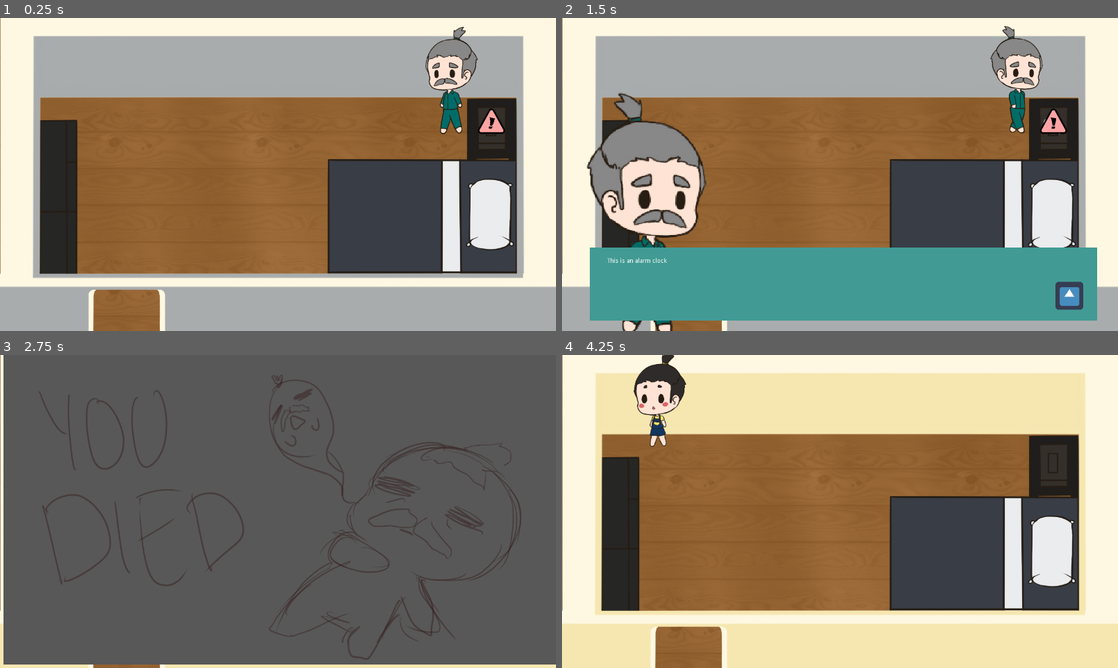
Above: before the commit, frames 1-4 (two rows, left to right).
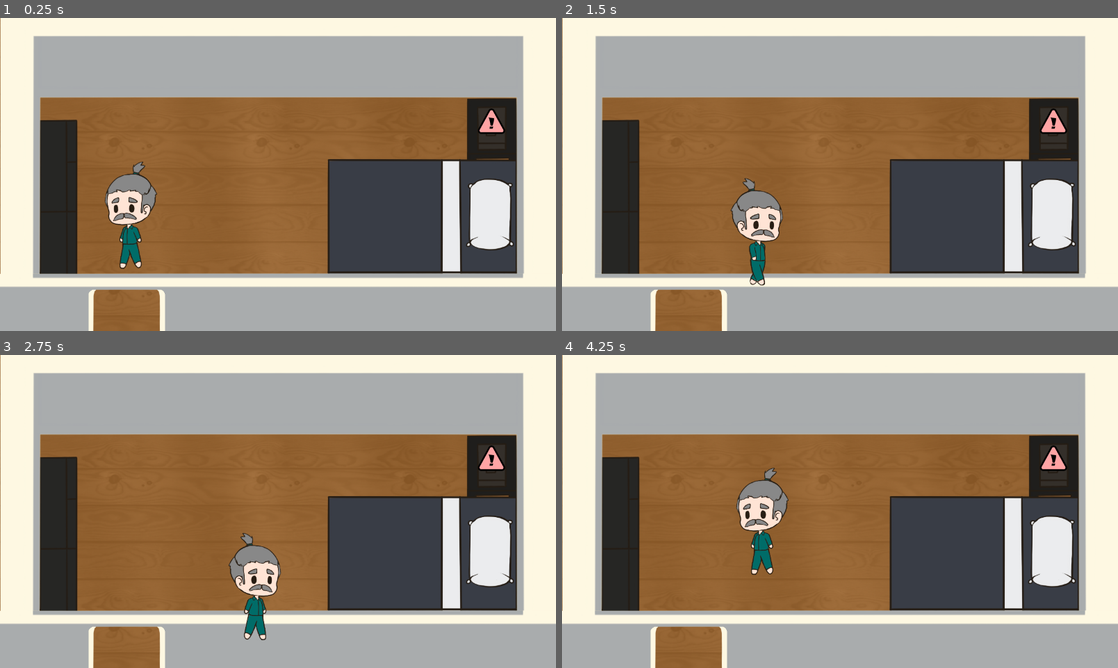
Above: after the commit, the same moments.

Repository: pcchiu96/Protocol-Phorest-1-A
Game: Godot game, scene res://Rooms/Bedroom-Old.tscn
The game is run twice, just before and just after one commit, with the same random seed, the same clock (stepped at 60 frames per second) and the same inputs. The engine's default icon, where the game draws it, is replaced by a stand-in: a white triangle on a blue panel in a dark square.
Inputs:
- Up to frame 1 (0.25 s): no input
- Up to frame 2 (1.5 s): tap Enter (ui_accept) at 0.5, 0.77, 0.8, 1.07, 1.35 s; hold D (right) 0.53-1.28 s; hold E (ui_interact) 0.53-1.28 s; hold S (down) from 1.28 s (still down)
- Up to frame 3 (2.75 s): tap Enter (ui_accept) at 1.52, 1.82, 2.3 s; tap E (ui_interact) at 1.55 s; release S (down) at 2.03 s; hold D (right) from 2.03 s (still down); hold E (ui_interact) from 2.03 s (still down)
- Up to frame 4 (4.25 s): release D (right) at 2.78 s; release E (ui_interact) at 2.78 s; hold W (up) 2.78-3.53 s; tap E (ui_interact) at 2.85 s; tap Enter (ui_accept) at 3.02, 3.32 s; hold A (left) from 3.53 s (still down); hold Enter (ui_accept) from 3.53 s (still down)

The runs differ from the first frame. In frame 1, 3.4% of the frame differs, in the area x 18-90%, y 2-81%; in frame 2, 31%; in frame 3, 98%, in the area x 0-100%, y 0-100%; in frame 4, 35%.

Commit message:
change rooms

Diff:
--- a/Rooms/AutoInteract.gd
+++ b/Rooms/AutoInteract.gd
@@ -1,20 +1,15 @@
 extends Area2D
 
-
 var hasTriggered
-
 
 # Called when the node enters the scene tree for the first time.
 func _ready():
 	hasTriggered = false
-
-
 
 func _physics_process(delta):
 	for body in get_overlapping_areas():
 		if(!hasTriggered && body.has_method("isTouchySensor")):
 			hasTriggered = true
 			var alertVF = get_parent().find_node("Alert-VF")
-			alertVF.visible = true
 			alertVF.find_node("Alert-VF-AP").play("ExclamationAnimation")
 			get_parent().triggerAutoInteract()
--- a/Rooms/Bedroom-Exit.gd
+++ b/Rooms/Bedroom-Exit.gd
@@ -1,15 +1,29 @@
-extends "res://Rooms/Interactable.gd"
+extends Node2D
 
 export (String) var roomname
 
+var isActive = false
+
+# Called when the node enters the scene tree for the first time.
+func _ready():
+	pass
+
 func _input(event):
-	if Input.is_action_pressed("ui_accept"):
-		get_node("InspectIcon").visible = true
+	if Input.is_action_pressed("ui_interact"):
+		print("Interact Pressed")
+		print(isActive)
+		if(isActive):
+			SceneChanger.change_scene("res://Rooms/" + roomname + "-"+  Main.getIsOldString() +".tscn")
 
-		SceneChanger.change_scene("res://Rooms/" + roomname + "-"+  Main.getIsOldString() +".tscn")
+
+func triggerOptions():
+	find_node("AlarmSelection").visible = true
+
 
 func interactHover():
-	get_node("InspectIcon").visible = true
+	print("Exit - Hover")
+	isActive = true
 
 func interactLeave():
-	get_node("InspectIcon").visible = false
+	print("Exit - Leave")
+	isActive = false
--- a/Rooms/Bedroom-Old.tscn
+++ b/Rooms/Bedroom-Old.tscn
@@ -20,6 +20,7 @@
 [ext_resource path="res://Assets/Alert-Triangle.png" type="Texture" id=18]
 [ext_resource path="res://Assets/Alert-Exclamation.png" type="Texture" id=19]
 [ext_resource path="res://Assets/Defuse_Start.mp3" type="AudioStream" id=20]
+[ext_resource path="res://Rooms/Bedroom-Exit.gd" type="Script" id=21]
 
 [sub_resource type="GDScript" id=9]
 script/source = "extends Node
@@ -123,7 +124,7 @@
 
 [sub_resource type="Animation" id=24]
 resource_name = "ExclamationAnimation"
-length = 0.5
+length = 1.5
 tracks/0/type = "value"
 tracks/0/path = NodePath("Alert-Exclamation:rotation_degrees")
 tracks/0/interp = 1
@@ -131,10 +132,22 @@
 tracks/0/imported = false
 tracks/0/enabled = true
 tracks/0/keys = {
-"times": PoolRealArray( 0, 0.1, 0.2, 0.3, 0.4, 0.5 ),
-"transitions": PoolRealArray( 1, 1, 1, 1, 1, 1 ),
+"times": PoolRealArray( 0, 0.1, 0.2, 0.3, 0.4, 0.5, 0.6, 0.7, 0.8, 0.9, 1 ),
+"transitions": PoolRealArray( 1, 1, 1, 1, 1, 1, 1, 1, 1, 1, 1 ),
 "update": 0,
-"values": [ 0.0, -17.4603, 22.6895, -17.4603, 22.6895, 0.0 ]
+"values": [ 0.0, -17.4603, 22.6895, -17.4603, 22.6895, 0.0, -17.4603, 22.6895, -17.4603, 22.6895, 0.0 ]
+}
+tracks/1/type = "value"
+tracks/1/path = NodePath(".:visible")
+tracks/1/interp = 1
+tracks/1/loop_wrap = true
+tracks/1/imported = false
+tracks/1/enabled = true
+tracks/1/keys = {
+"times": PoolRealArray( 0, 1.5 ),
+"transitions": PoolRealArray( 1, 1 ),
+"update": 1,
+"values": [ true, false ]
 }
 
 [sub_resource type="Animation" id=25]
@@ -151,6 +164,18 @@
 "update": 0,
 "values": [ 0.0 ]
 }
+tracks/1/type = "value"
+tracks/1/path = NodePath(".:visible")
+tracks/1/interp = 1
+tracks/1/loop_wrap = true
+tracks/1/imported = false
+tracks/1/enabled = true
+tracks/1/keys = {
+"times": PoolRealArray( 0 ),
+"transitions": PoolRealArray( 1 ),
+"update": 0,
+"values": [ true ]
+}
 
 [sub_resource type="RectangleShape2D" id=11]
 extents = Vector2( 209.75, 124.875 )
@@ -165,7 +190,10 @@
 extents = Vector2( 45, 360 )
 
 [sub_resource type="RectangleShape2D" id=8]
-extents = Vector2( 640, 34.5 )
+extents = Vector2( 108, 28.5 )
+
+[sub_resource type="RectangleShape2D" id=27]
+extents = Vector2( 457, 28 )
 
 [sub_resource type="Theme" id=20]
 
@@ -200,12 +228,15 @@
 "values": [ Vector2( 1168, 648 ) ]
 }
 
+[sub_resource type="RectangleShape2D" id=28]
+extents = Vector2( 88.5, 33 )
+
 [node name="Bedroom-Old" type="Node2D"]
 script = SubResource( 9 )
 inspectorIcon = ExtResource( 2 )
 
 [node name="Old Man" type="KinematicBody2D" parent="."]
-position = Vector2( 1037, 257 )
+position = Vector2( 299, 567 )
 z_index = 1
 collision_layer = 32769
 collision_mask = 32769
@@ -349,7 +380,6 @@
 shape = SubResource( 23 )
 
 [node name="Alert-VF" type="Node2D" parent="Alarm"]
-visible = false
 
 [node name="Alert-Triangle" type="Sprite" parent="Alarm/Alert-VF"]
 position = Vector2( 1131.5, 237.5 )
@@ -407,19 +437,20 @@
 z_index = -1
 shape = SubResource( 6 )
 
-[node name="Bottom Wall" type="CollisionShape2D" parent="Borders"]
-position = Vector2( 640, 685.5 )
-z_index = 2
-shape = SubResource( 8 )
-__meta__ = {
-"_edit_group_": true
-}
-
-[node name="Sprite2" type="Sprite" parent="Borders/Bottom Wall"]
-position = Vector2( 0, -15.5 )
+[node name="Sprite2" type="Sprite" parent="Borders"]
+position = Vector2( 640, 670 )
 texture = ExtResource( 11 )
 centered = false
 offset = Vector2( -640, -670 )
+
+[node name="Bottom Wall - Left" type="CollisionShape2D" parent="Borders"]
+position = Vector2( 107, 691.5 )
+z_index = 2
+shape = SubResource( 8 )
+
+[node name="Bottom Wall - Right" type="CollisionShape2D" parent="Borders"]
+position = Vector2( 825, 692 )
+shape = SubResource( 27 )
 
 [node name="UI" type="Node2D" parent="."]
 z_index = 10
@@ -465,3 +496,11 @@
 z_index = -1
 texture = ExtResource( 2 )
 flip_h = true
+
+[node name="RoomExit" type="StaticBody2D" parent="."]
+script = ExtResource( 21 )
+roomname = "Living-Room"
+
+[node name="Exit" type="CollisionShape2D" parent="RoomExit"]
+position = Vector2( 291, 729 )
+shape = SubResource( 28 )
--- a/Rooms/DialogBox.gd
+++ b/Rooms/DialogBox.gd
@@ -11,12 +11,13 @@
 	find_node("DialogText").bbcode_text = text
 	$AnimationPlayer.play("DialogAnimation")
 
-
 func optionSelect(selectionString):
 	Main.isFrozen = false
 	visible = false
+	$AnimationPlayer.stop()
 
 func _input(event):
-	if Input.is_action_pressed("ui_accept"):
+	if visible && Input.is_action_pressed("ui_accept"):
 		Main.isFrozen = false
 		visible = false
+		$AnimationPlayer.stop()
--- a/Rooms/Interactable.gd
+++ b/Rooms/Interactable.gd
@@ -11,7 +11,7 @@
 	pass
 
 func _input(event):
-	if Input.is_action_pressed("ui_accept"):
+	if Input.is_action_pressed("ui_interact"):
 		if(isActive):
 			get_parent().find_node("DialogBox").displayDialog(promptText)
 			triggerOptions()
--- a/Rooms/Living-Room-Kid.tscn
+++ b/Rooms/Living-Room-Kid.tscn
@@ -7,7 +7,6 @@
 [ext_resource path="res://Assets/bedroom-floor.png" type="Texture" id=5]
 [ext_resource path="res://Assets/bedroom-kid-bottom-wall.png" type="Texture" id=6]
 [ext_resource path="res://Assets/kid-walk-2.png" type="Texture" id=7]
-
 
 [sub_resource type="RectangleShape2D" id=11]
 extents = Vector2( 30, 18 )
--- a/Rooms/Living-Room-Old.tscn
+++ b/Rooms/Living-Room-Old.tscn
@@ -1,11 +1,11 @@
 [gd_scene load_steps=18 format=2]
 
 [ext_resource path="res://Player/Old Man.gd" type="Script" id=1]
-[ext_resource path="res://Assets/bedroom-bottom-wall.png" type="Texture" id=2]
+[ext_resource path="res://Assets/bedroom-old-bottom-wall.png" type="Texture" id=2]
 [ext_resource path="res://Assets/old-man-walk-1.png" type="Texture" id=3]
 [ext_resource path="res://Assets/old-man-walk-2.png" type="Texture" id=4]
 [ext_resource path="res://Rooms/TouchySensorArea.gd" type="Script" id=5]
-[ext_resource path="res://Assets/bedroom-top-and-sides.png" type="Texture" id=6]
+[ext_resource path="res://Assets/bedroom-old-top-and-sides.png" type="Texture" id=6]
 [ext_resource path="res://Assets/bedroom-floor.png" type="Texture" id=7]
 
 [sub_resource type="RectangleShape2D" id=1]
--- a/Rooms/TouchySensorArea.gd
+++ b/Rooms/TouchySensorArea.gd
@@ -27,8 +27,12 @@
 			cleanUpHoverList.append(body)
 
 	for body in overlappingBodies:
+		print(body)
+		print(!interactedHover.has(body))
+		print(body.has_method("interactHover"))
 		if(!interactedHover.has(body) && body.has_method("interactHover")):
 			print("interactHover")
+			print(body)
 			body.interactHover()
 			interactedHover.append(body)
 
Not shown: 1 places in Rooms/Bedroom-Old.tscn that only renumber resources
